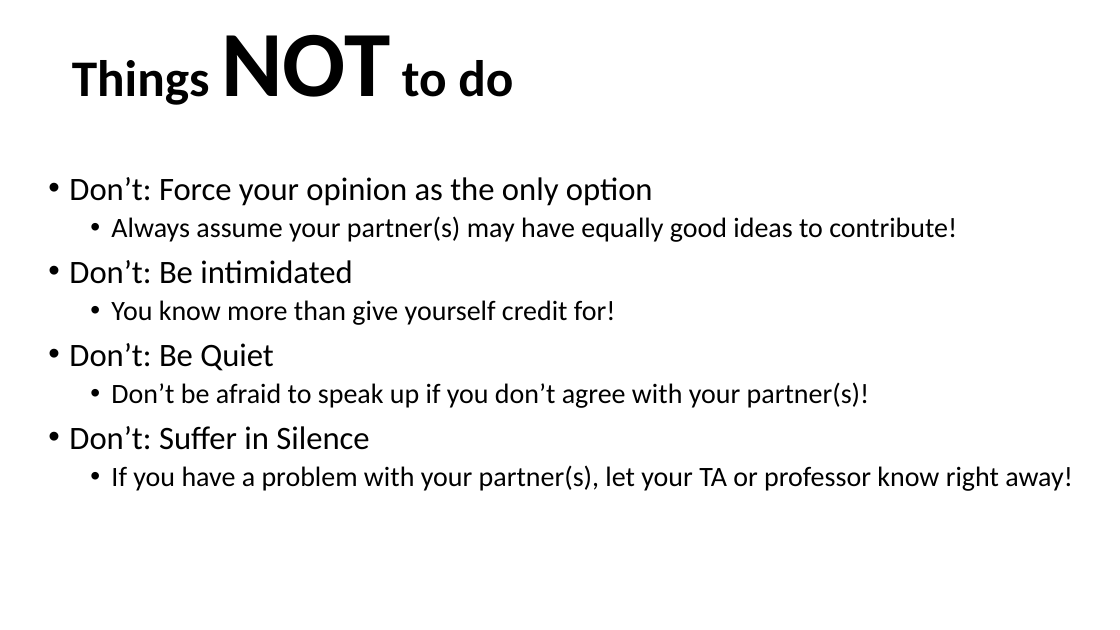
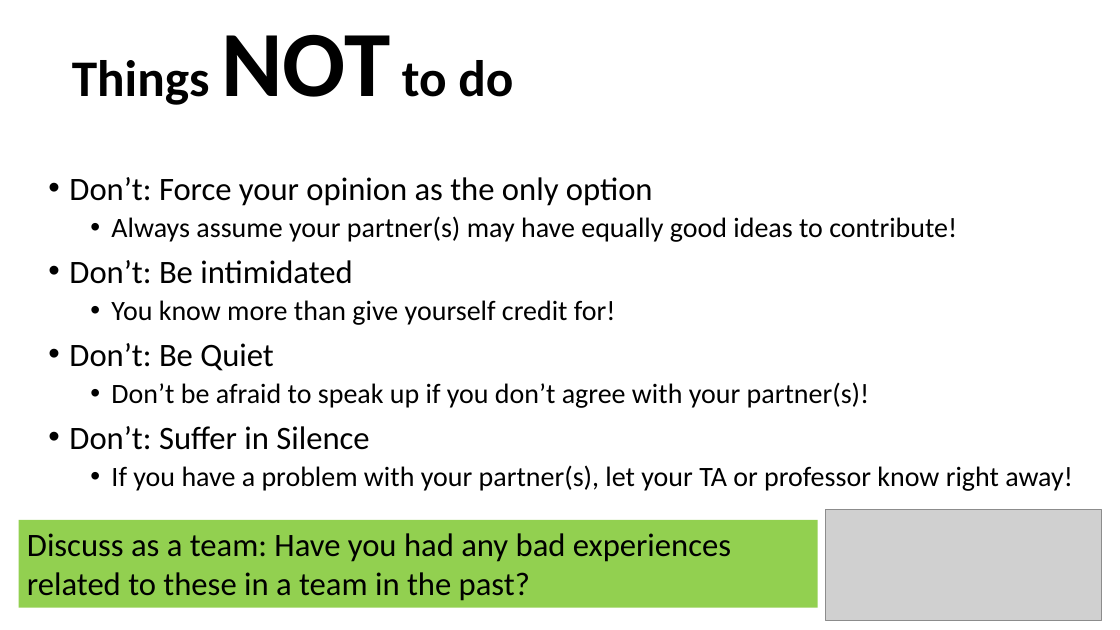
Before and after one commit to RHIT-CSSE/csse220, a slide deck: slide 6 of ClassMaterials/PairProgrammingAndSourceControl/Part1-PairProgramming.pptx. Drawn at 1120x630 pixels with LibreOffice and Linux fonts; fonts in the diff are those of the drawing; grey boxes stand for pictures. Boxes give left, top, right and bottom in pixels: in the first picture for what was removed or moved away, otherwise in the second. Text is boxed around its words. In the diff, an @@ line names an element or a change of style, - is before the commit and + after.

```diff
--- a/ClassMaterials/PairProgrammingAndSourceControl/Part1-PairProgramming.pptx
+++ b/ClassMaterials/PairProgrammingAndSourceControl/Part1-PairProgramming.pptx
@@ rectangle added at [18, 520, 818, 607], fill #92D050, 28 pt, text #000000 @@
+Discuss as a team: Have you had any bad experiences related to these in a team in the past?
@@ picture added at [825, 510, 1102, 620] @@
```
Also in this commit, not shown: 2 other slides changed, 3 other files.
